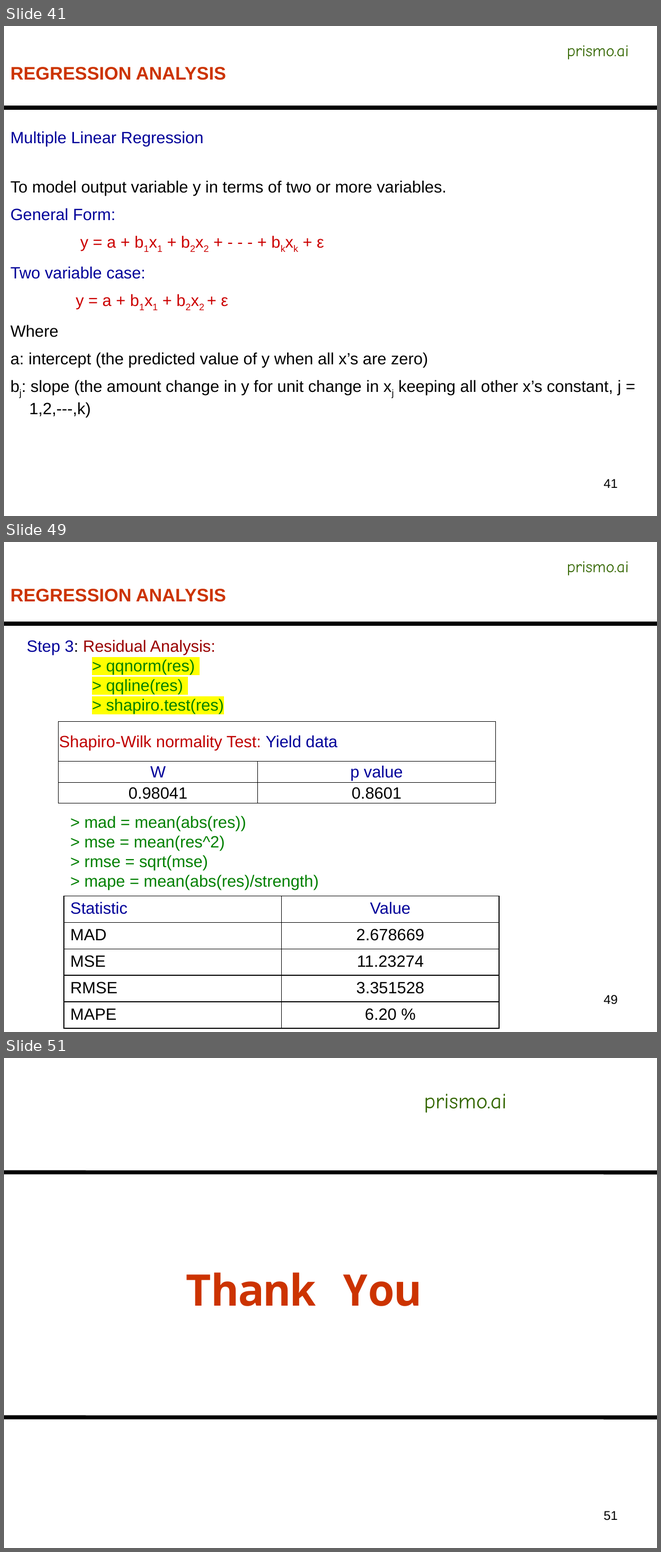
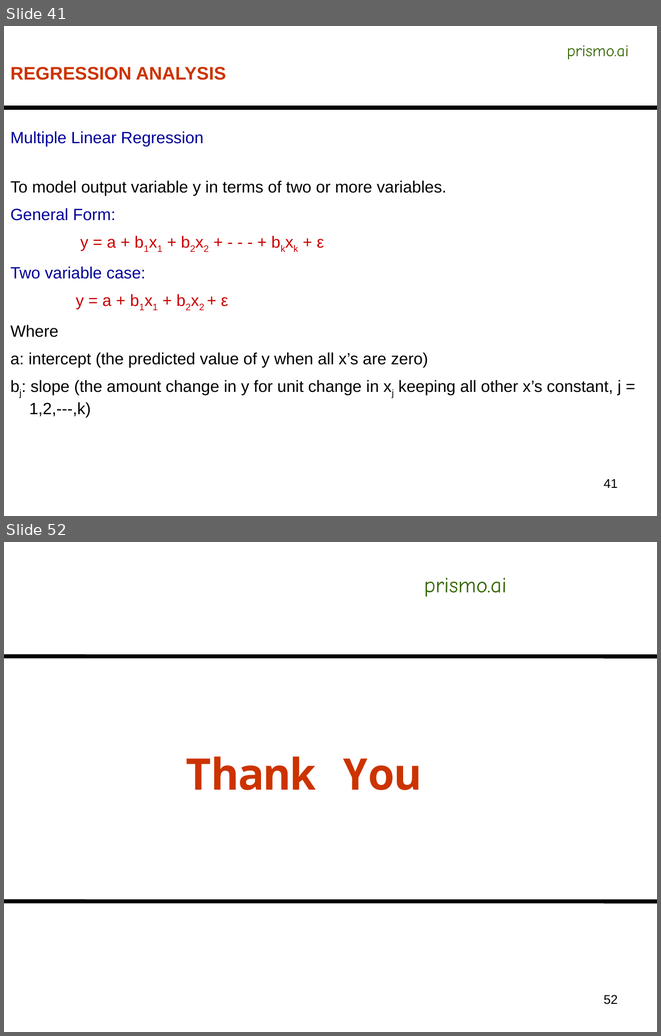
Before and after one commit to AnirbanDatta87/Python, a slide deck: Concepts/C12 - Predictive Modeling/Business_Forecasting_Module1.pptx. Shown one above the other, each under a label of ours: slides 41, 49 and 51 before the commit, slides 41 and 52 after it; the slides between them are not shown. The pictures are 661x1552 and 661x1036 pixels, drawn with LibreOffice and Linux fonts; fonts in the diff are those of the drawing. Boxes give left, top, right and bottom in pixels: in the first picture for what was removed or moved away, otherwise in the second. Text is boxed around its words. In the diff, an @@ line names an element or a change of style, - is before the commit and + after.

```diff
--- a/Concepts/C12 - Predictive Modeling/Business_Forecasting_Module1.pptx
+++ b/Concepts/C12 - Predictive Modeling/Business_Forecasting_Module1.pptx
@@ slide 49 removed at box(4, 542, 657, 1032), background #FFFFFF @@
@@ text removed at box(567, 561, 629, 575) @@
-prismo.ai
@@ text removed at box(10, 589, 226, 602) @@
-REGRESSION ANALYSIS
@@ line removed from (4, 624) to (657, 624) @@
@@ text removed at box(27, 640, 224, 714) @@
-Step 3: Residual Analysis:
-> qqnorm(res)
-> qqline(res)
-> shapiro.test(res)
@@ table removed at box(58, 722, 495, 803), 3 rows, 2 columns @@
-Shapiro-Wilk normality Test: Yield data | 
-W | p value
-0.98041 | 0.8601
@@ text removed at box(85, 815, 319, 890) @@
-> mad = mean(abs(res))
-> mse = mean(res^2)
-> rmse = sqrt(mse)
-> mape = mean(abs(res)/strength)
@@ table removed at box(64, 896, 499, 1029), 5 rows, 2 columns @@
-Statistic | Value
-MAD | 2.678669
-MSE | 11.23274
-RMSE | 3.351528
-MAPE | 6.20 %
@@ page number removed at box(603, 995, 618, 1004) @@
-49
@@ what was slide 51 is now slide 52 @@
@@ page number at box(603, 995, 618, 1004): text changed @@
-51
+52
```
Also in this commit, not shown: 4 slides changed, 6 slides added, 4 other slides removed, 21 other files.
